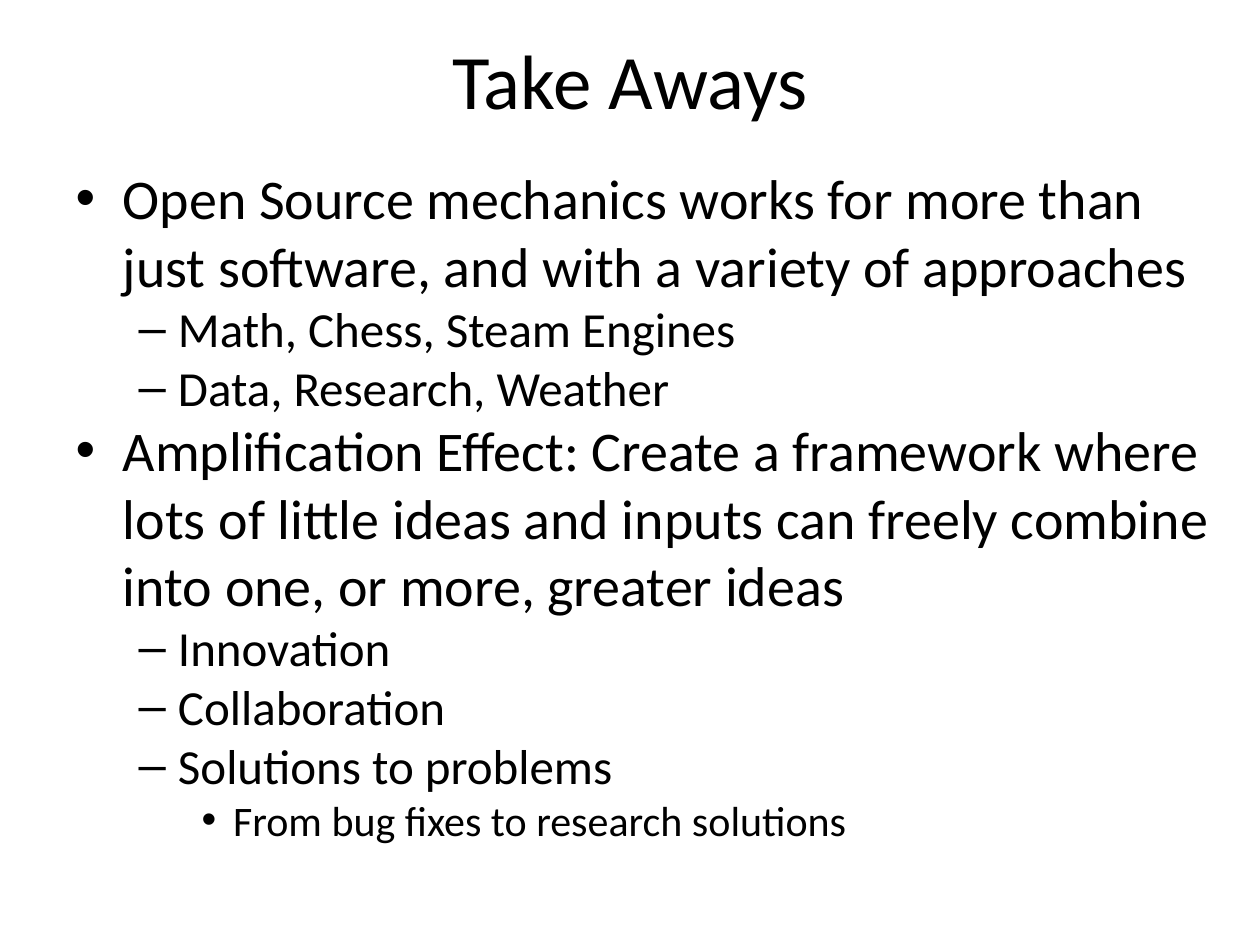
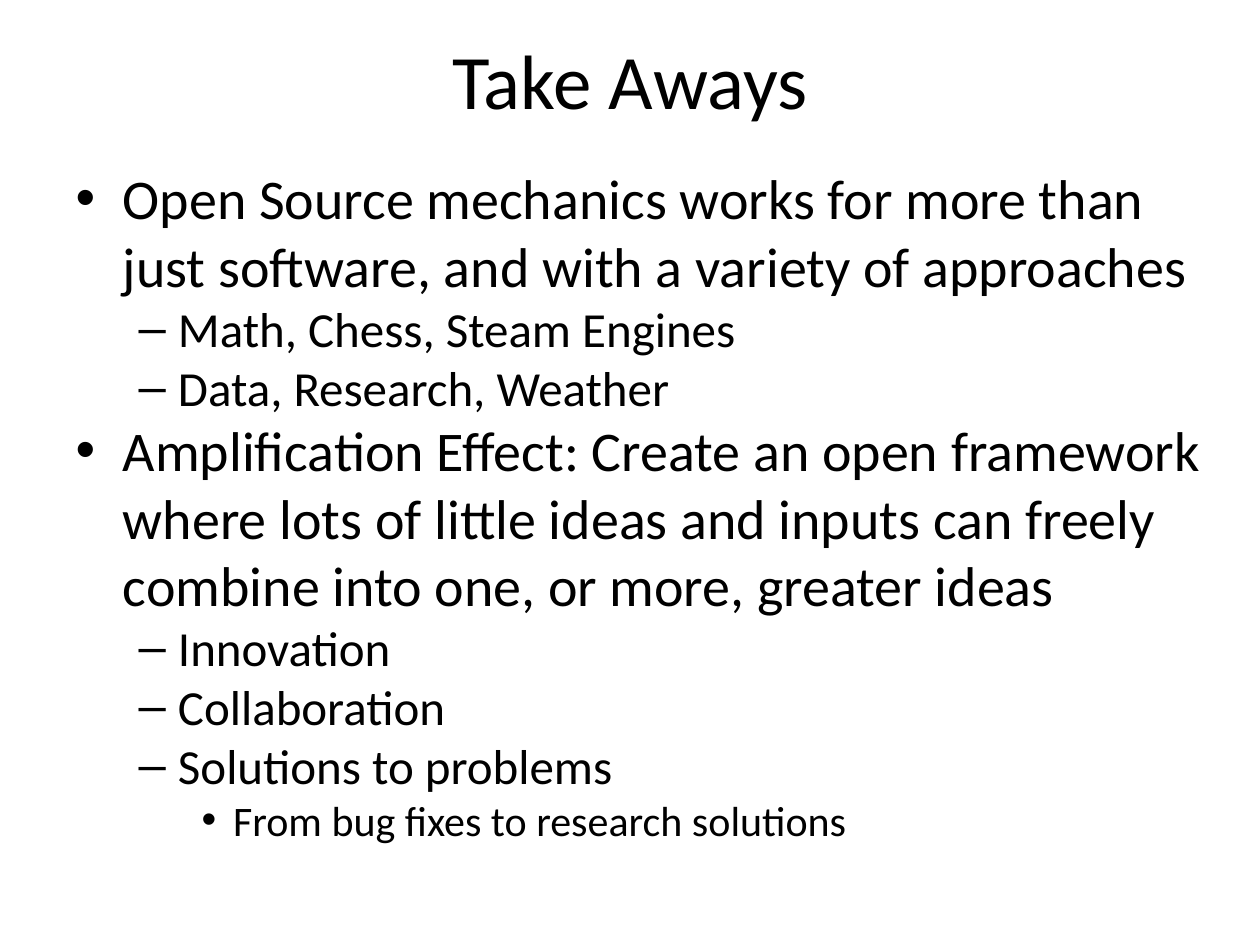
Before and after one commit to NCEAS/oss-2014, a slide deck: slide 20 of day-18/Idaszak_OSS_OpenSource.pptx (slide 19 before the commit). Drawn at 1260x945 pixels with LibreOffice and Linux fonts; fonts in the diff are those of the drawing; background and template pictures are left out. Boxes give left, top, right and bottom in pixels: in the first picture for what was removed or moved away, otherwise in the second. Text is boxed around its words. In the diff, an @@ line names an element or a change of style, - is before the commit and + after.

Commit message:
Updated version of Idaszak_OSS_OpenSource.pptx

```diff
--- a/day-18/Idaszak_OSS_OpenSource.pptx
+++ b/day-18/Idaszak_OSS_OpenSource.pptx
@@ text at (123, 432, 1200, 616): text changed @@
-• Amplification Effect: Create a framework where lots of little ideas and inputs can freely combine into one, or more, greater ideas
+• Amplification Effect: Create an open framework where lots of little ideas and inputs can freely combine into one, or more, greater ideas
```
Also in this commit, not shown: 3 other slides changed, 1 slide added.
